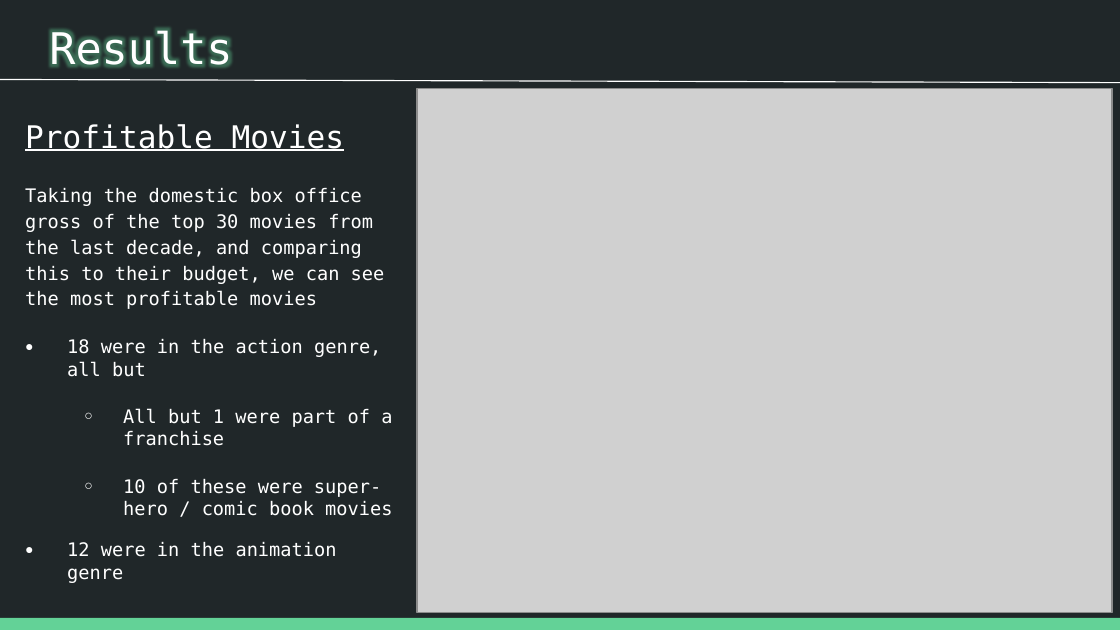
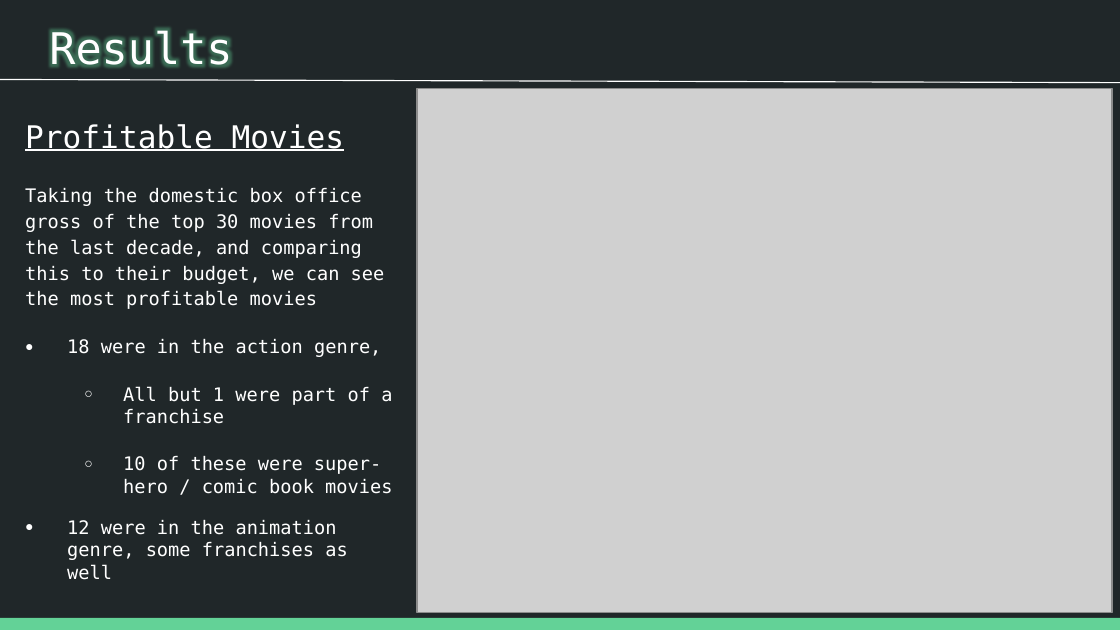
Before and after one commit to patrick-anastasio/Flatiron_DSC-Phase1_Project, a slide deck: slide 8 of Slide Deck.pptx. Drawn at 1120x630 pixels with LibreOffice and Linux fonts; fonts in the diff are those of the drawing; grey boxes stand for pictures. Boxes give left, top, right and bottom in pixels: in the first picture for what was removed or moved away, otherwise in the second. Text is boxed around its words. In the diff, an @@ line names an element or a change of style, - is before the commit and + after.

```diff
--- a/Slide Deck.pptx
+++ b/Slide Deck.pptx
@@ text at [67, 339, 381, 357]: text changed @@
-● 18 were in the action genre, all but
+● 18 were in the action genre,
@@ text at [67, 520, 347, 580]: text changed @@
-● 12 were in the animation genre
+● 12 were in the animation genre, some franchises as well
```
Also in this commit, not shown: 6 other slides changed, 2 other files.
